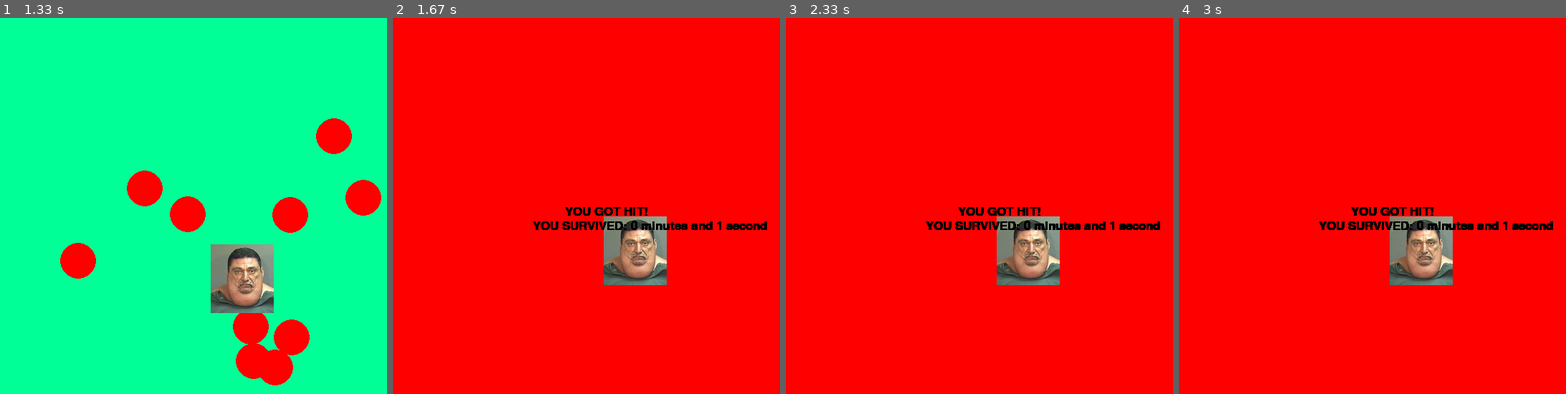
Above: before the commit, frames 1-4 (left to right).
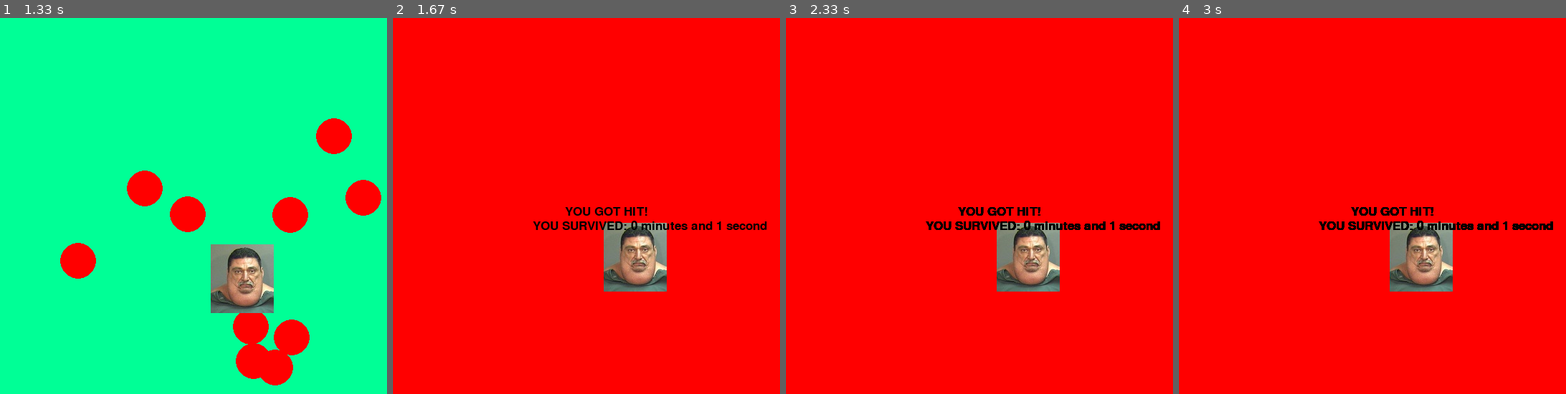
Above: after the commit, the same moments.

Repository: Ajay-Mohanraj/Evader
Game: pygame game, started from testing123.py
Same seed, same stepped clock (60 frames per second), same inputs: the game is played once before the commit and once after it.
Inputs:
- Up to frame 1 (1.33 s): hold Right 0.33-0.8 s; hold Up 0.83-1.13 s; hold Up from 1.17 s (still down)
- Up to frame 2 (1.67 s): release Up at 1.63 s
- Up to frame 3 (2.33 s): no input
- Up to frame 4 (3 s): no input

Frame 1 is identical in both runs. In frame 2, 2.6% of the frame differs, in the area x 36-97%, y 50-73%; in frame 3, 2.2%; in frame 4, 2.2%.

Commit message:
Merge remote-tracking branch 'origin/master'
# Conflicts:
#	EggRoulette.py

Diff:
--- a/testing123.py
+++ b/testing123.py
@@ -132,7 +132,7 @@
             ball.x_vel *= -1
     for ball in ball_list:
         pygame.draw.circle(win, (255, 0, 0), (ball.x, ball.y), BALL_SIZE)
-        if (player1.x - 20) < ball.x < (player1.x + 20) and (player1.y - 30) < ball.y < (player1.y + 30):
+        if (player1.x - 23) < ball.x < (player1.x + 23) and (player1.y - 33) < ball.y < (player1.y + 33):
             win.fill((255, 0, 0))
             run = False
     win.blit(player1.player, (player1.x, player1.y))
@@ -143,6 +143,7 @@
 run = True
 while run:
 
+    pygame.time.delay(100)
     for event in pygame.event.get():
 
         if event.type == pygame.QUIT:
